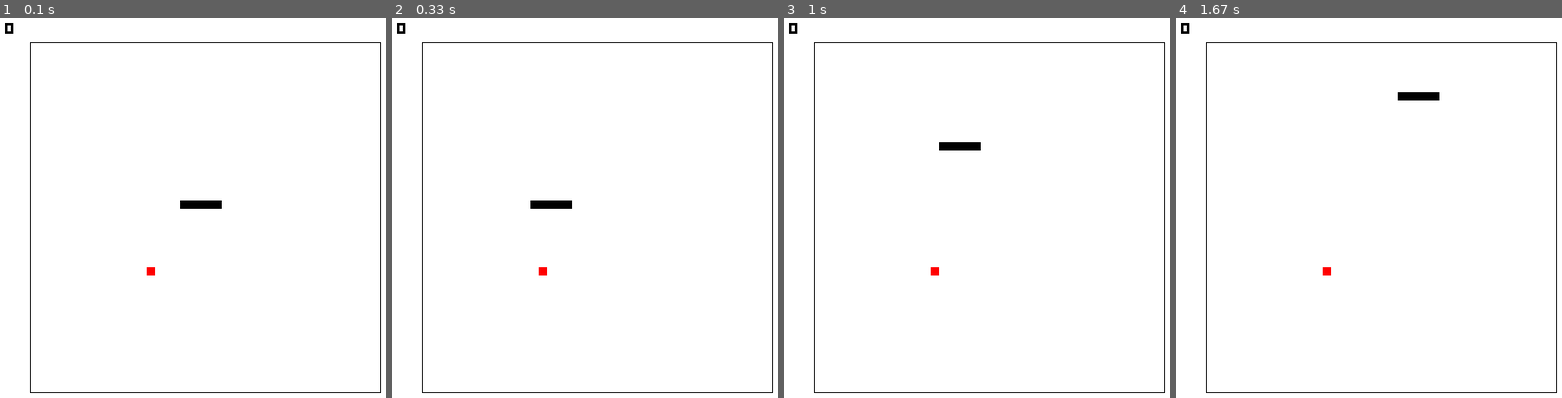
Above: before the commit, frames 1-4 (left to right).
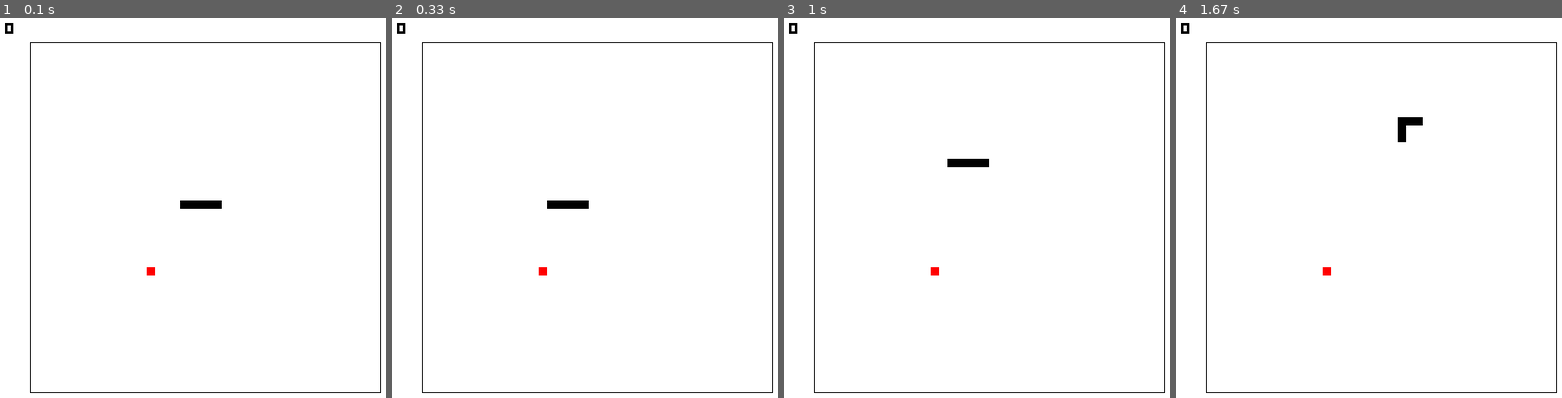
Above: after the commit, the same moments.

Repository: BorZzzenko/Simple-Snake-Game-Pygame
Game: pygame game, started from MainWindow.pyw
Same seed, same stepped clock (60 frames per second), same inputs: the game is played once before the commit and once after it.
Inputs:
- Up to frame 1 (0.1 s): no input
- Up to frame 2 (0.33 s): no input
- Up to frame 3 (1 s): tap W at 0.33 s; hold Right from 0.67 s (still down)
- Up to frame 4 (1.67 s): release Right at 1.13 s; hold Up 1.17-1.47 s; hold Right from 1.5 s (still down)

Frame 1 is identical in both runs. In frame 2, 0.2% of the frame differs, in the area x 35-51%, y 48-51%; in frame 3, 0.5%, in the area x 40-54%, y 32-40%; in frame 4, 0.5%.

Commit message:
delete debug temp variables

Diff:
--- a/GameField.py
+++ b/GameField.py
@@ -62,4 +62,3 @@
                     break
 
             self.__food = Food(x, y)
-            print("create food", x, y)
--- a/MainWindow.pyw
+++ b/MainWindow.pyw
@@ -88,7 +88,7 @@
 
     while True:
         pygame.time.delay(50)
-        clock.tick(20)
+        clock.tick(15)
 
         for event in pygame.event.get():
             if event.type == pygame.QUIT:
--- a/Snake.py
+++ b/Snake.py
@@ -18,7 +18,6 @@
 
     def __contains__(self, other):
         coordinates = [(i.x, i.y) for i in self.__body]
-        d = other in coordinates
         return other in coordinates
 
     def move(self):
